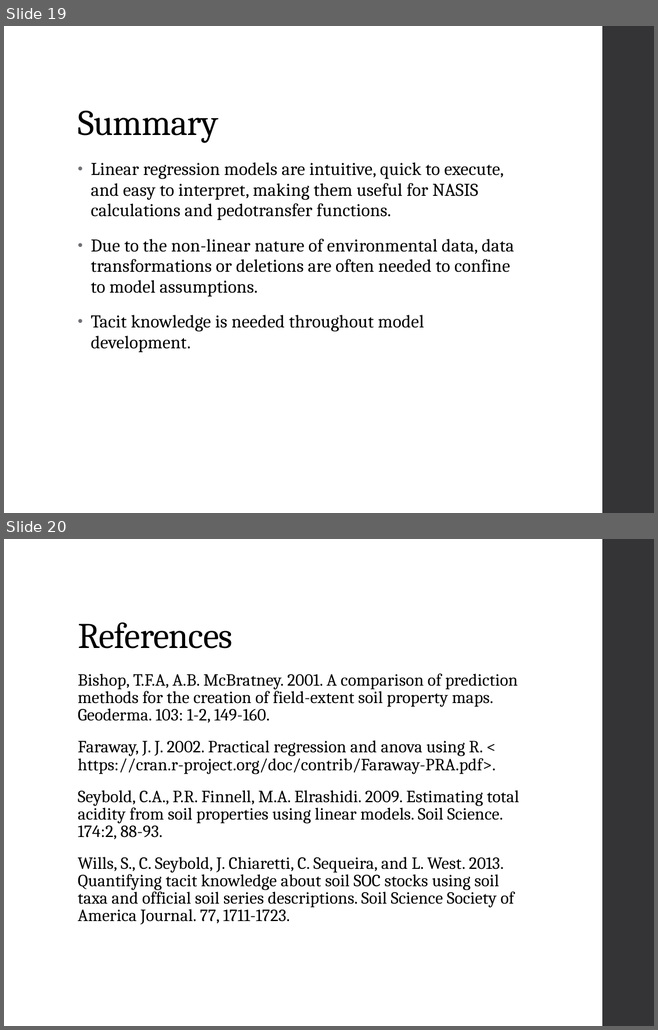
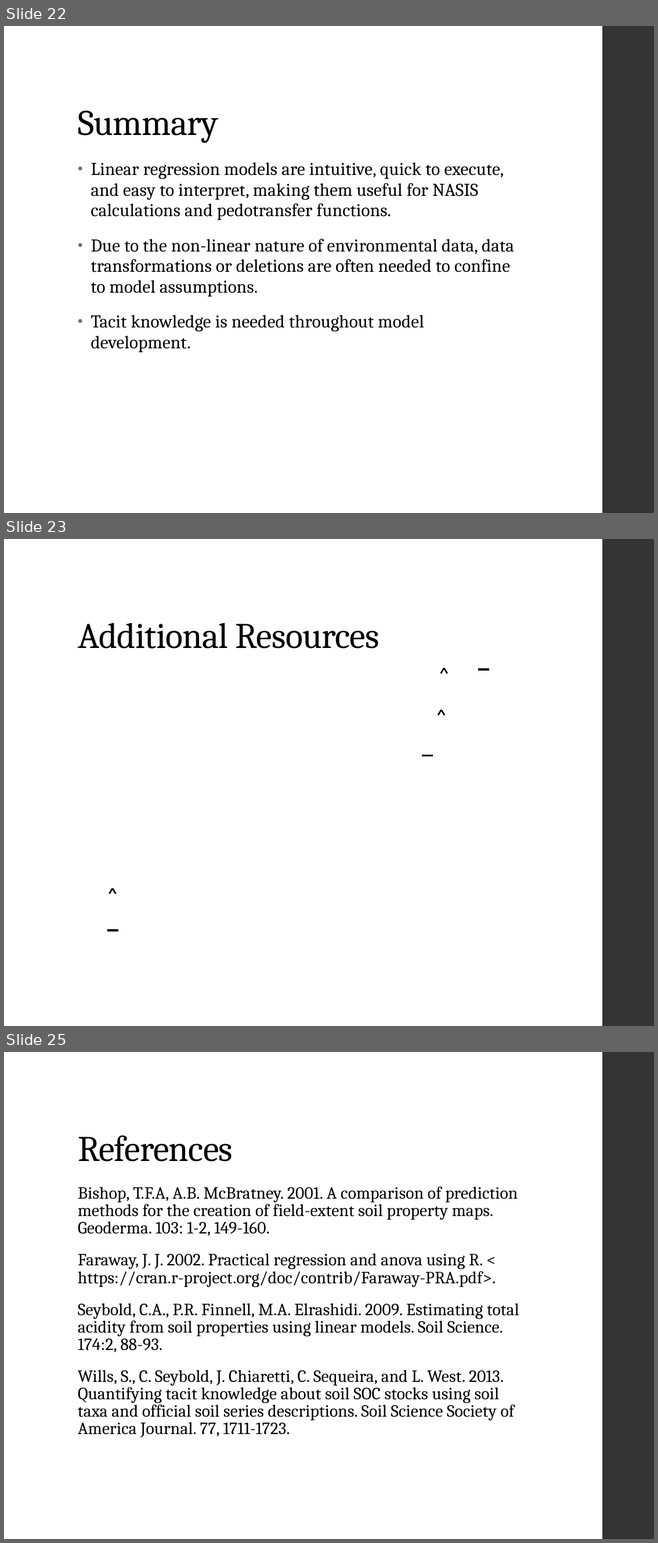
Before and after one commit to ncss-tech/stats_for_soil_survey, a slide deck: presentations/linear_regression/Linear_regression.pptx. Shown one above the other, each under a label of ours: slides 19 and 20 before the commit, slides 22, 23 and 25 after it; the slides between them are not shown. The pictures are 658x1030 and 658x1543 pixels, drawn with LibreOffice and Linux fonts; fonts in the diff are those of the drawing; grey boxes stand for pictures. Boxes give left, top, right and bottom in pixels: in the first picture for what was removed or moved away, otherwise in the second. Text is boxed around its words. In the diff, an @@ line names an element or a change of style, - is before the commit and + after.

```diff
--- a/presentations/linear_regression/Linear_regression.pptx
+++ b/presentations/linear_regression/Linear_regression.pptx
@@ slide 23 added at (4, 539, 654, 1026), background #FFFFFF; not listed: 1 template element that a slide beside it also shows @@
@@ title added at (78, 623, 379, 649), 40 pt, text #000000 @@
+Additional Resources
@@ text added at (433, 660, 455, 686), 18 pt, text #000000, bold @@
+^
@@ line added from (478, 669) to (489, 669), #000000 2.25 pt @@
@@ text added at (430, 701, 453, 727), 18 pt, text #000000, bold @@
+^
@@ line added from (422, 755) to (433, 755), #000000 2.25 pt @@
@@ text added at (101, 880, 124, 906), 18 pt, text #000000, bold @@
+^
@@ line added from (107, 931) to (118, 931), #000000 2.25 pt @@
@@ what was slide 19 is now slide 22 @@
@@ what was slide 20 is now slide 25 @@
```
Also in this commit, not shown: 3 slides changed, 6 other slides added, 2 slides removed.
